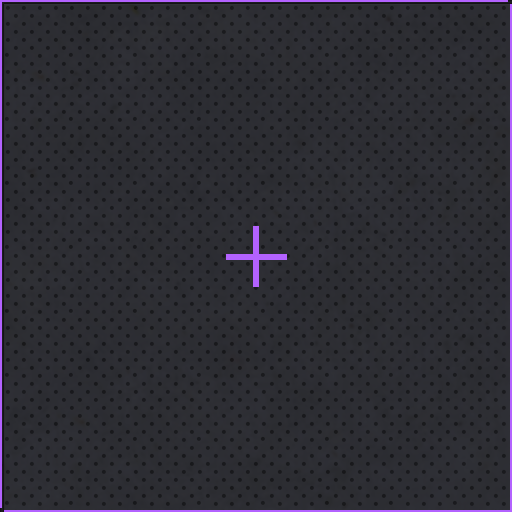
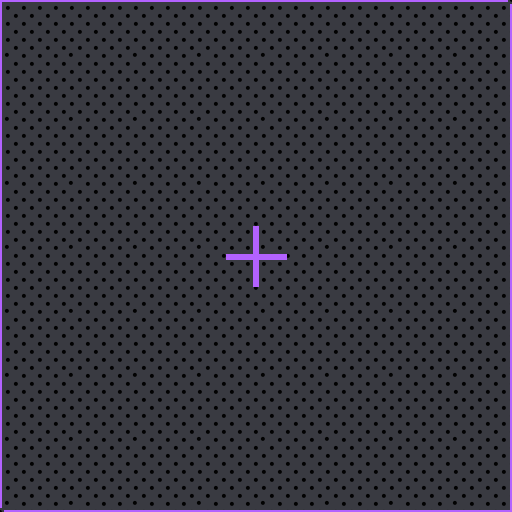
Layers edited between the first and the second w=512, h=512 image:
pixels changed over [0, 0, 512, 512] (layer not identified)
